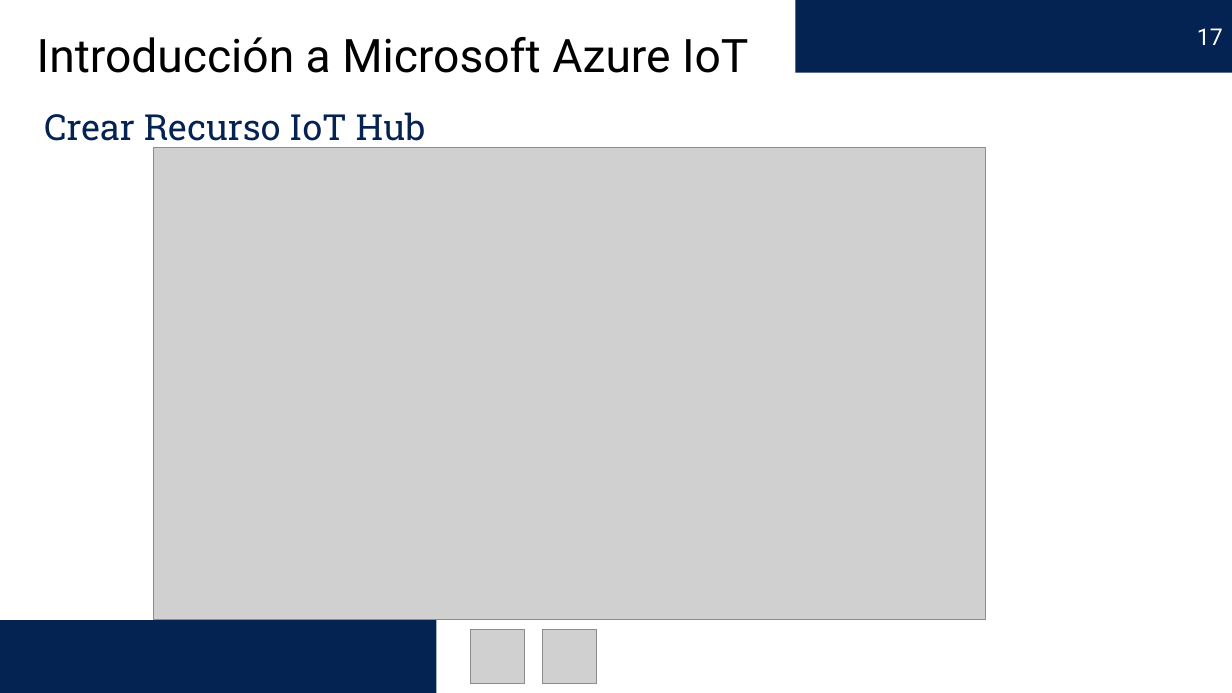
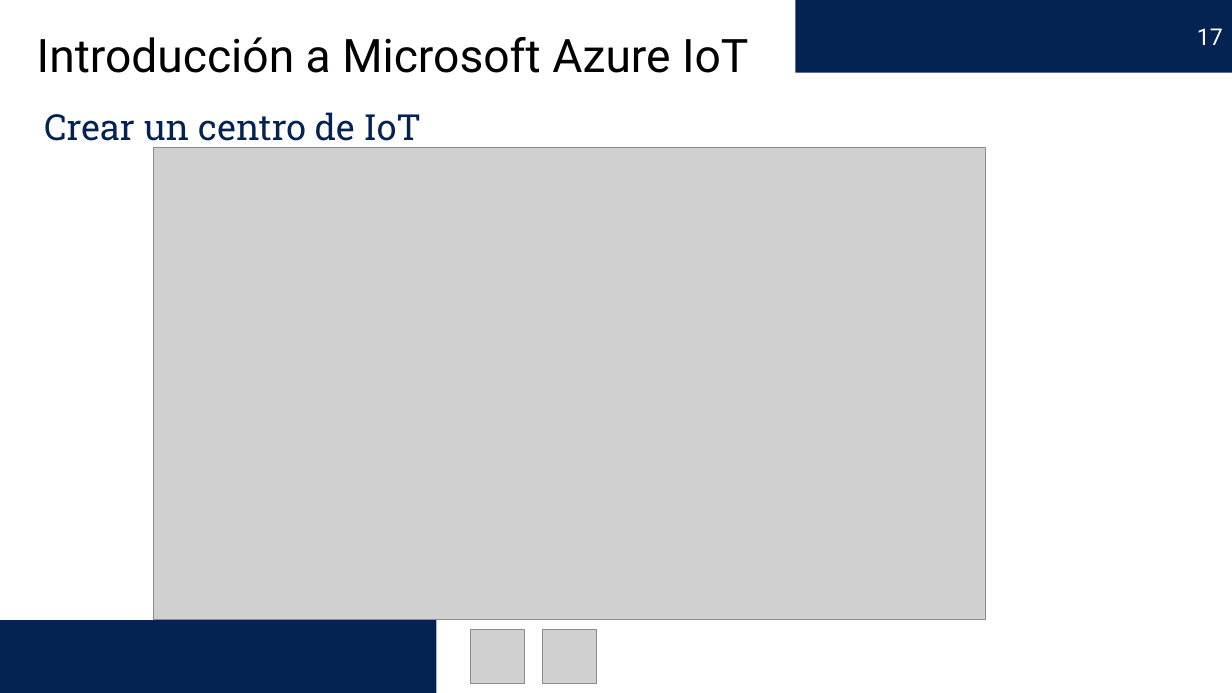
Before and after one commit to edercarmona/AzureIoT, a slide deck: slide 17 of Introducción a Microsoft Azure IoT.pptx. Drawn at 1232x693 pixels with LibreOffice and Linux fonts; fonts in the diff are those of the drawing; grey boxes stand for pictures. Boxes give left, top, right and bottom in pixels: in the first picture for what was removed or moved away, otherwise in the second. Text is boxed around its words. In the diff, an @@ line names an element or a change of style, - is before the commit and + after.

```diff
--- a/Introducción a Microsoft Azure IoT.pptx
+++ b/Introducción a Microsoft Azure IoT.pptx
@@ text at [44, 112, 422, 149]: text changed @@
-Crear Recurso IoT Hub
+Crear un centro de IoT
```
Also in this commit, not shown: 6 other slides changed, 1 slide added, 1 other file.
